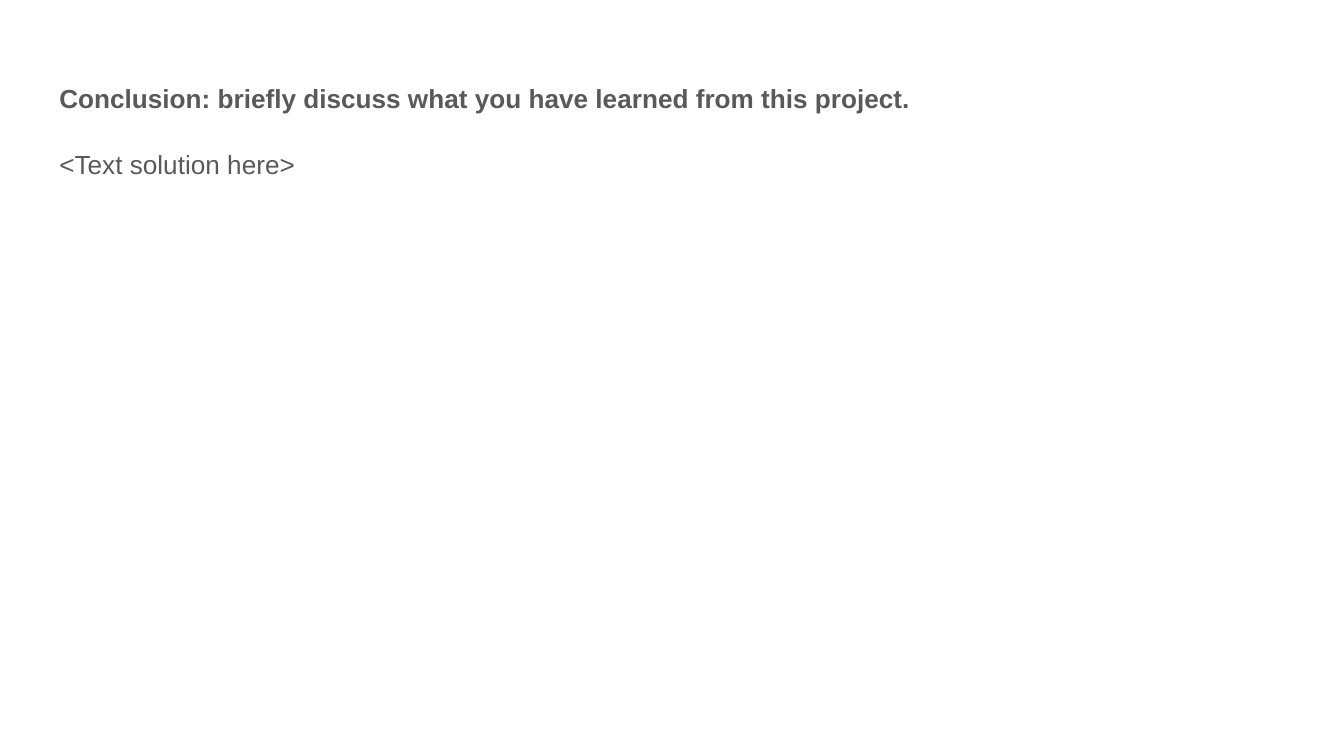
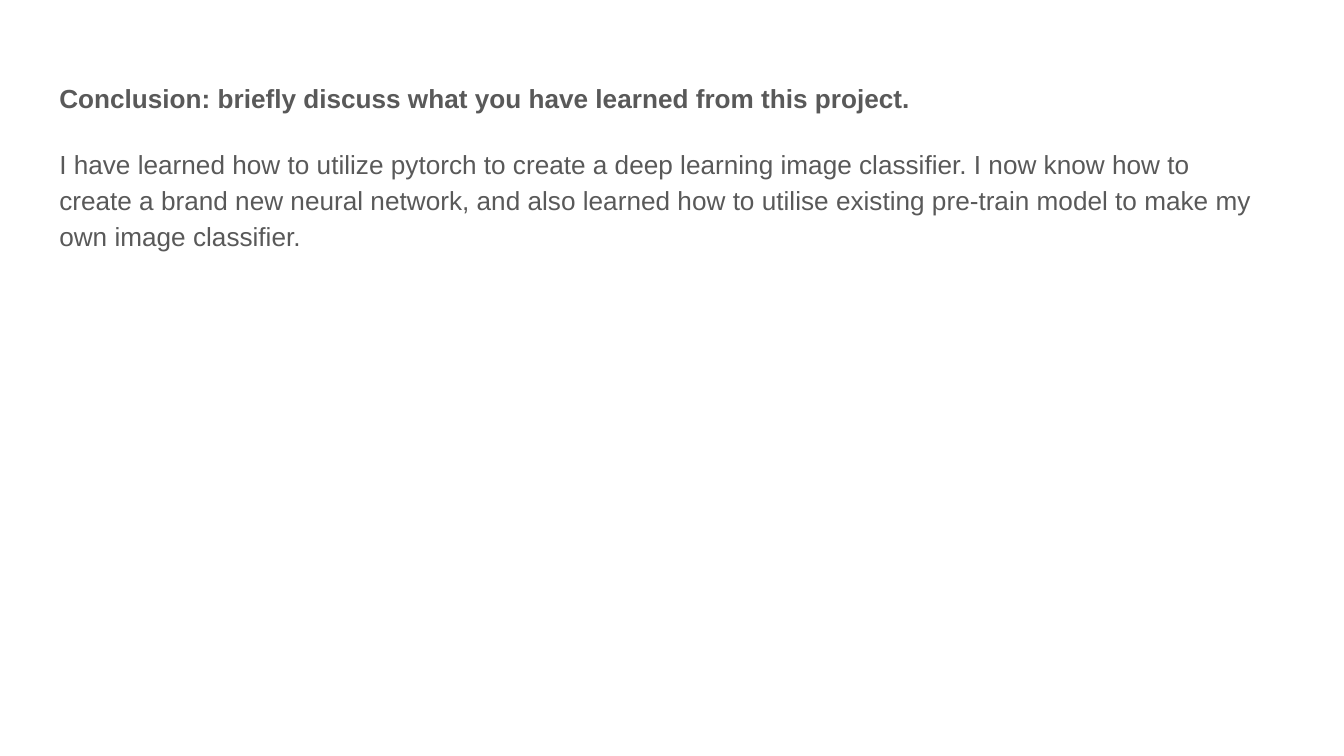
Before and after one commit to KokJianYu/CS4476-Gatech-, a slide deck: slide 10 of proj6_v1/proj6_template.pptx. Drawn at 1344x756 pixels with LibreOffice and Linux fonts; fonts in the diff are those of the drawing. Boxes give left, top, right and bottom in pixels: in the first picture for what was removed or moved away, otherwise in the second. Text is boxed around its words. In the diff, an @@ line names an element or a change of style, - is before the commit and + after.

```diff
--- a/proj6_v1/proj6_template.pptx
+++ b/proj6_v1/proj6_template.pptx
@@ text at [59,155,1251,252]: text changed @@
-<Text solution here>
+I have learned how to utilize pytorch to create a deep learning image classifier. I now know how to create a brand new neural network, and also learned how to utilise existing pre-train model to make my own image classifier.
```
Also in this commit, not shown: 9 other slides changed, 14 other files.
